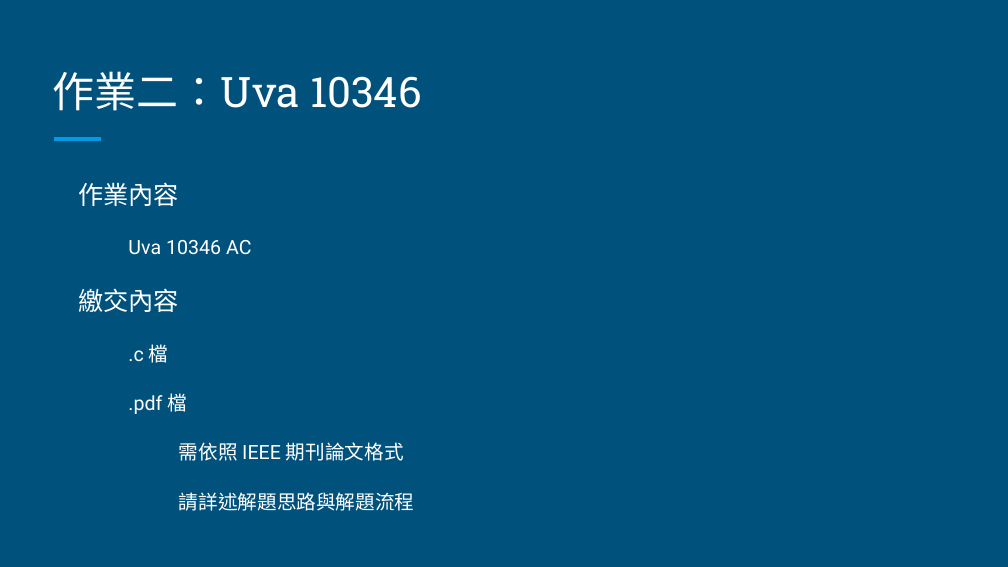
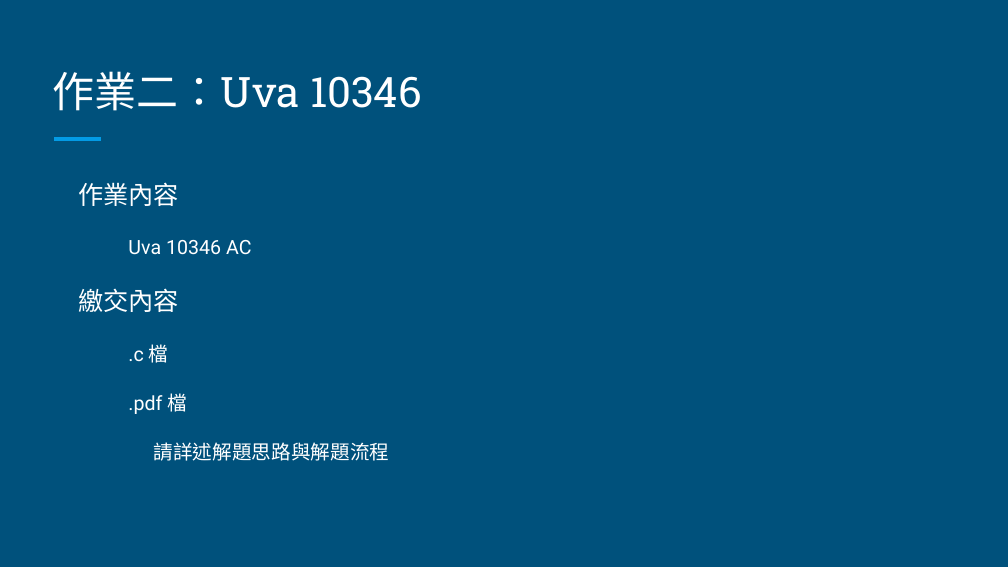
Before and after one commit to commProgramTAs/class, a slide deck: slide 11 of lab3/Lab 03 - 重複執行與亂數.pptx (slide 6 before the commit). Drawn at 1008x567 pixels with LibreOffice and Linux fonts; fonts in the diff are those of the drawing. Boxes give left, top, right and bottom in pixels: in the first picture for what was removed or moved away, otherwise in the second. Text is boxed around its words. In the diff, an @@ line names an element or a change of style, - is before the commit and + after.

```diff
--- a/lab3/Lab 03 - 重複執行與亂數.pptx
+++ b/lab3/Lab 03 - 重複執行與亂數.pptx
@@ text at <box>154,442,390,461</box>: list level 3 to 2 in "請詳述解題思路與解題流程" @@
@@ text at <box>179,442,404,461</box>: paragraph removed @@
-    需依照 IEEE 期刊論文格式
```
Also in this commit, not shown: 3 other slides changed, 5 slides added, 10 other files.
